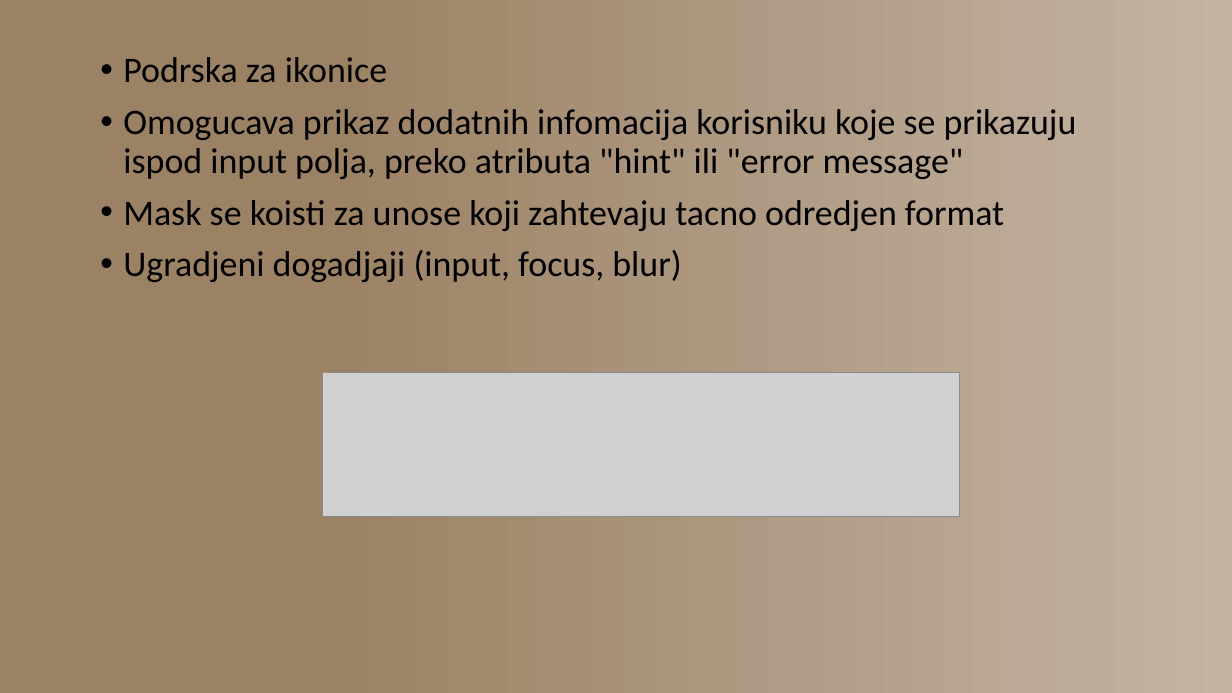
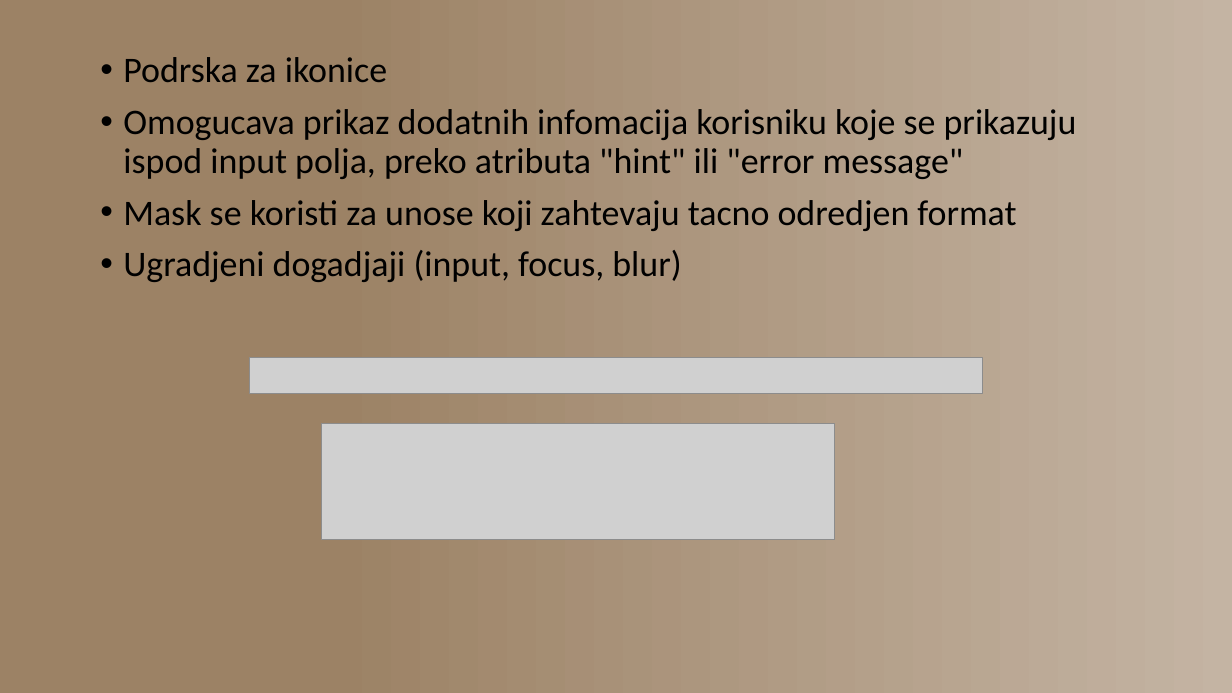
Before and after one commit to zvasiccc/QuasarDemo, a slide deck: slide 7 of Prezentacija.pptx. Drawn at 1232x693 pixels with LibreOffice and Linux fonts; fonts in the diff are those of the drawing; grey boxes stand for pictures. Boxes give left, top, right and bottom in pixels: in the first picture for what was removed or moved away, otherwise in the second. Text is boxed around its words. In the diff, an @@ line names an element or a change of style, - is before the commit and + after.

```diff
--- a/Prezentacija.pptx
+++ b/Prezentacija.pptx
@@ text at (123, 200, 1016, 231): text changed @@
-• Mask se koisti za unose koji zahtevaju tacno odredjen format
+• Mask se koristi za unose koji zahtevaju tacno odredjen format
@@ picture added at (250, 358, 982, 394) @@
@@ picture: place and size @@
-picture at (323, 372, 960, 516)
+picture at (322, 424, 835, 540)
```
Also in this commit, not shown: 4 other slides changed, 4 other files.
